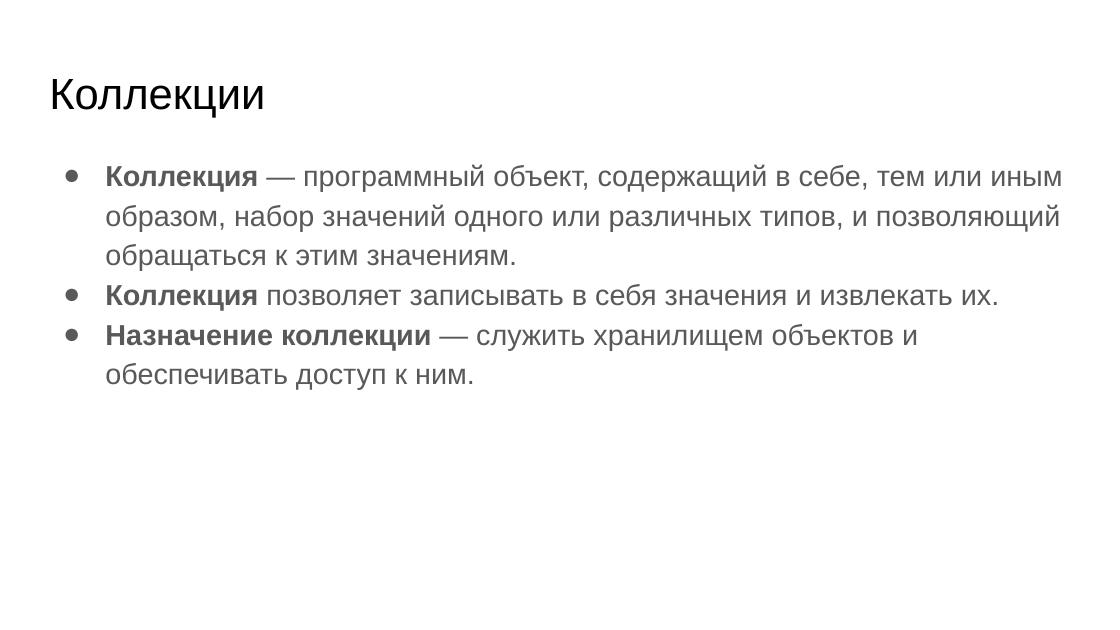
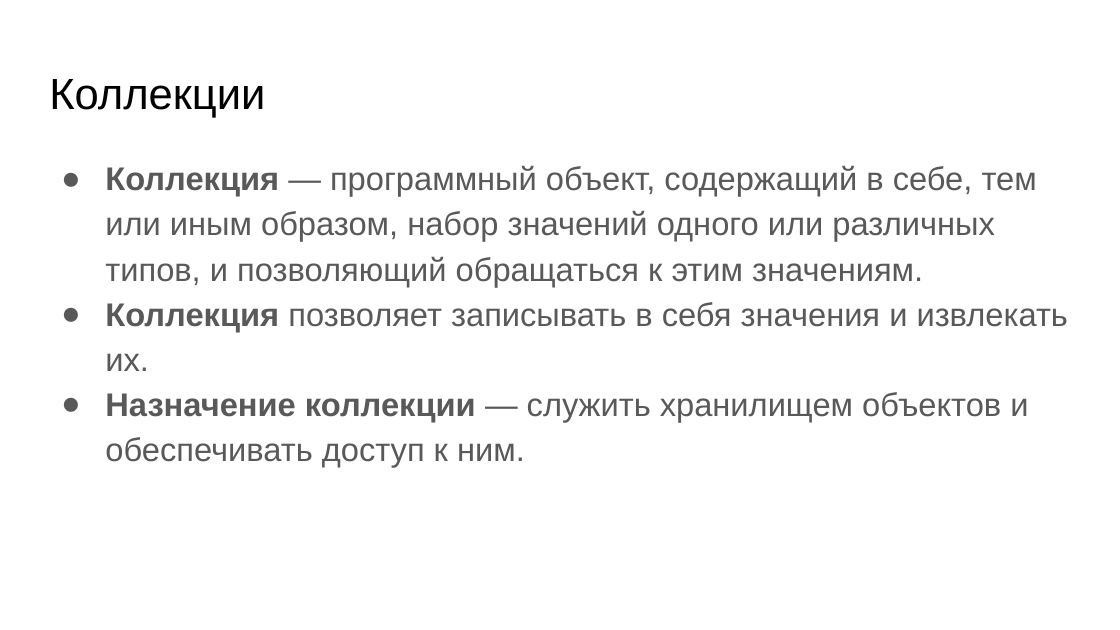
Before and after one commit to skhayrulin/python_course, a slide deck: slide 13 of lecture/Lecture5.pptx (slide 7 before the commit). Drawn at 1120x630 pixels with LibreOffice and Linux fonts; fonts in the diff are those of the drawing. Boxes give left, top, right and bottom in pixels: in the first picture for what was removed or moved away, otherwise in the second. Text is boxed around its words. In the diff, an @@ line names an element or a change of style, - is before the commit and + after.

```diff
--- a/lecture/Lecture5.pptx
+++ b/lecture/Lecture5.pptx
@@ text "Коллекция — программный объект, содержащий ..." at [105, 165, 1068, 467]: size 18.5 to 21 pt; indent changed @@
```
Also in this commit, not shown: 1 other slide changed, 27 slides added, 3 slides removed, 1 other file.
